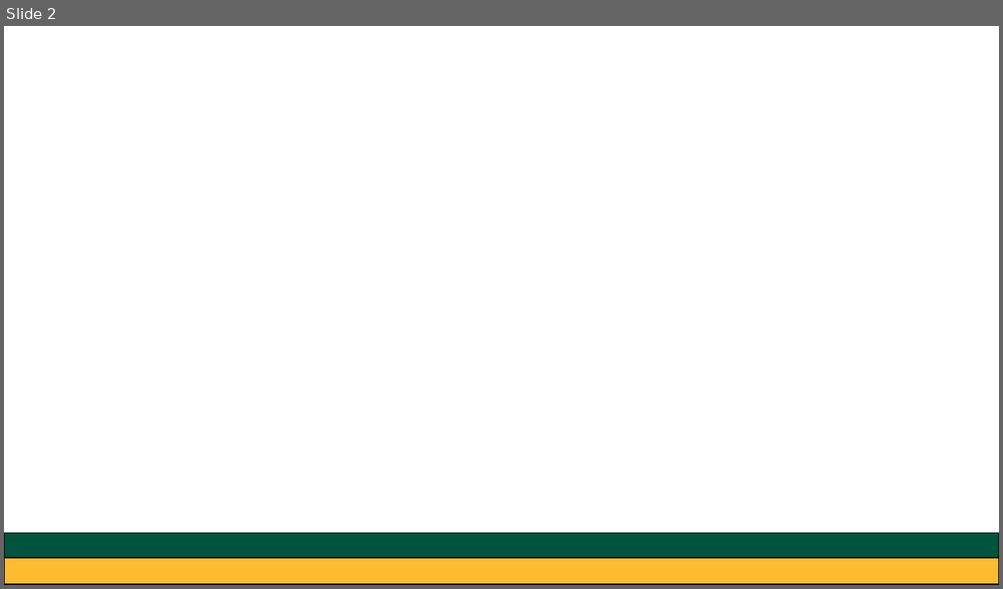
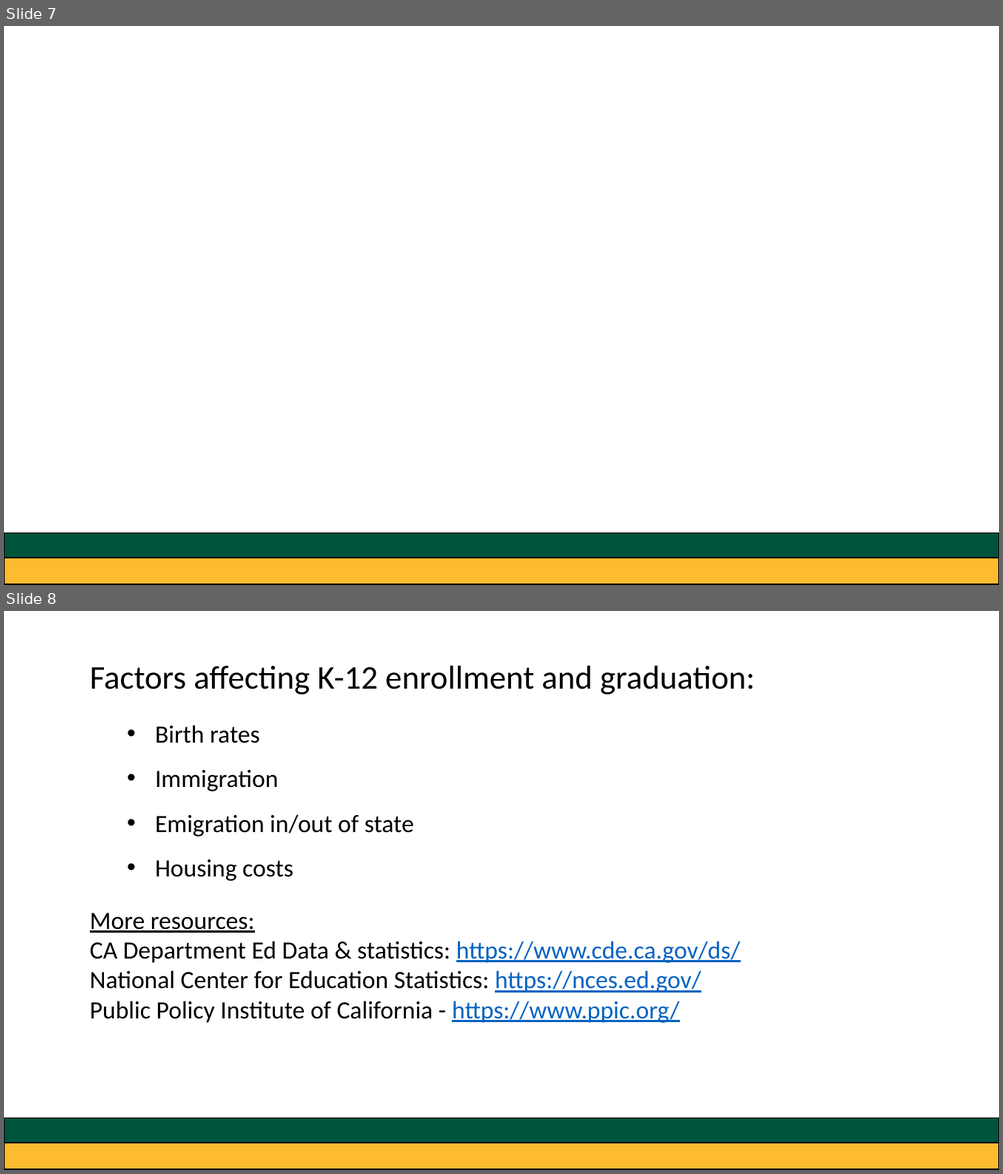
Before and after one commit to greg-dubrow/USF-talk-February-2020, a slide deck: usf_presentation_0220_gdubrow.pptx. Shown one above the other, each under a label of ours: slide 2 before the commit, slides 7 and 8 after it. The pictures are 1003x589 and 1003x1174 pixels, drawn with LibreOffice and Linux fonts; fonts in the diff are those of the drawing. Boxes give left, top, right and bottom in pixels: in the first picture for what was removed or moved away, otherwise in the second. Text is boxed around its words. In the diff, an @@ line names an element or a change of style, - is before the commit and + after.

Commit message:
ca hs enroll ipeds

```diff
--- a/usf_presentation_0220_gdubrow.pptx
+++ b/usf_presentation_0220_gdubrow.pptx
@@ slide 8 added at bbox=[4, 611, 999, 1170], background #FFFFFF @@
@@ text added at bbox=[90, 666, 754, 1023], 24 pt, text #000000 @@
+Factors affecting K-12 enrollment and graduation:
+  • Birth rates
+  • Immigration
+  • Emigration in/out of state
+  • Housing costs
+More resources:
+CA Department Ed Data & statistics: https://www.cde.ca.gov/ds/
+National Center for Education Statistics: https://nces.ed.gov/
+Public Policy Institute of California - https://www.ppic.org/
@@ rectangle added at bbox=[4, 1119, 999, 1143], fill #00543C, outline #000000 1 pt @@
@@ rectangle added at bbox=[4, 1136, 999, 1170], fill #FDBB30, outline #000000 1 pt @@
@@ what was slide 2 is now slide 7 @@
```
Also in this commit, not shown: 1 slide changed, 11 other slides added, 6 other files.
